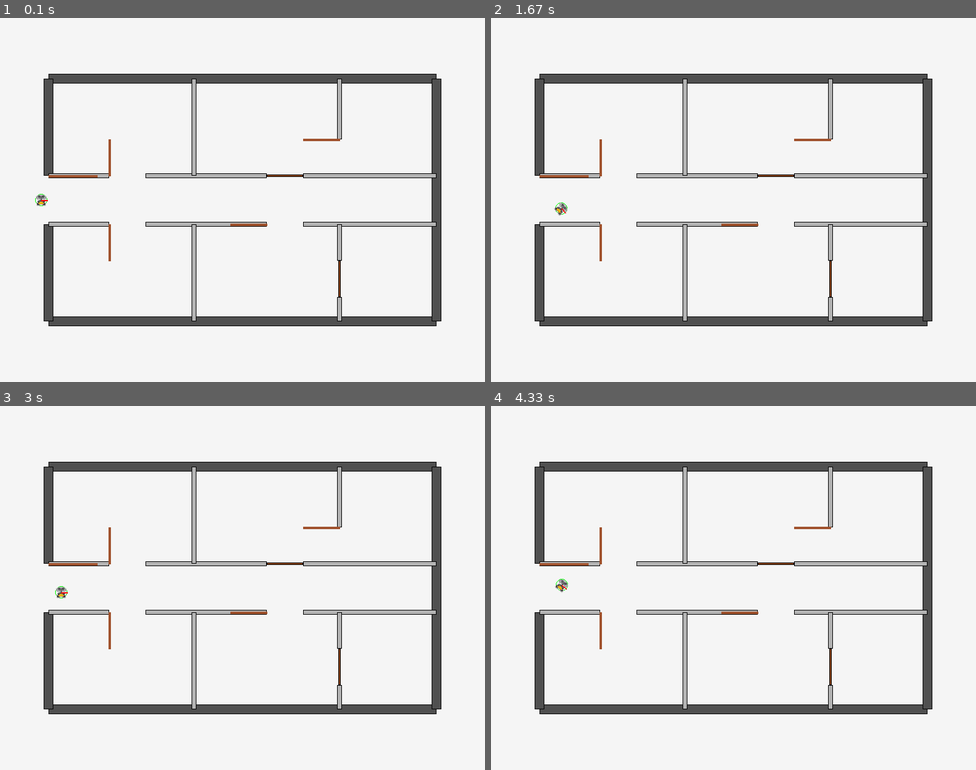
Above: before the commit, frames 1-4 (two rows, left to right).
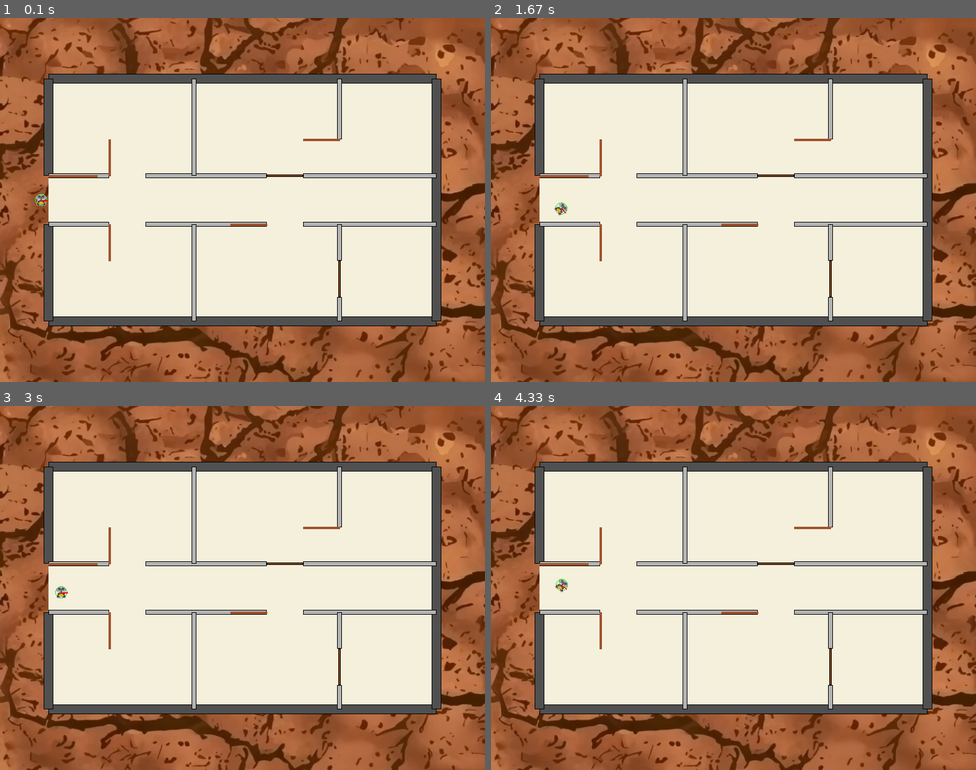
Above: after the commit, the same moments.

Repository: JawadBLK/TP_Robot
Game: pygame game, started from project/main.py
Two runs of this game, one before a commit and one after it. Both use one fixed random seed, a clock stepped at 60 frames per second and the inputs below.
Inputs:
- Up to frame 1 (0.1 s): no input
- Up to frame 2 (1.67 s): hold Right 0.33-0.8 s; hold Up 0.83-1.13 s; hold Right 1.17-1.63 s
- Up to frame 3 (3 s): hold Left 1.67-2.2 s; hold Down 2.23-2.53 s; hold Left 2.57-2.97 s
- Up to frame 4 (4.33 s): hold Right 3.4-4.03 s; hold Down from 4.07 s (still down)

The runs differ from the first frame. In frame 1, 91% of the frame differs, in the area x 0-100%, y 0-100%; in frame 2, 91%; in frame 3, 91%; in frame 4, 91%.

Commit message:
feat: ajout d'un fond sol extérieur et interieur

Diff:
--- a/project/robot/vue.py
+++ b/project/robot/vue.py
@@ -34,7 +34,7 @@
 
         self.clock = pygame.time.Clock()
 
-        # --- Chargement de l'image du robot ---
+        # --- Chargement de l'image du robot et du sol  ---
         try:
             # 1. On récupère le dossier où se trouve vue.py (project/robot/)
             dossier_vue = os.path.dirname(os.path.abspath(__file__))
@@ -44,10 +44,19 @@
             chemin_image = os.path.join(dossier_project, "image_robot.png")
 
             self.image_robot_originale = pygame.image.load(chemin_image).convert_alpha()
-            print("Image chargée avec succès !")
+            print("Image de robot chargée avec succès !")
         except FileNotFoundError:
             print("Attention: L'image image_robot.png n'a pas été trouvée. Affichage du cercle par défaut.")
             self.image_robot_originale = None
+
+        # --- Chargement de l'image du robot et du sol  ---
+        try:
+            chemin_sol = os.path.join(dossier_project, "sol.png")
+            self.texture_sol = pygame.image.load(chemin_sol).convert()
+            print("Image du sol chargée avec succès !")
+        except FileNotFoundError:
+            print("Attention: L'image sol.png n'a pas été trouvée. Fond uni utilisé.")
+            self.texture_sol = None
 
 
 
@@ -55,6 +64,7 @@
         px = int(self.largeur / 2 + x * self.scale)
         py = int(self.hauteur / 2 - y * self.scale)
         return px, py
+
     def dessiner_robot(self, robot):
         if robot is None:
             return
@@ -101,14 +111,35 @@
         self.clock.tick(fps)
 
     def dessiner_environnement(self, env):
-        # Effacer l'écran avec un fond clair
-        self.screen.fill((245, 245, 245))
+        # 1. FOND EXTÉRIEUR (sol)
+        if self.texture_sol:
+            # On répète la texture de sol comme un calque sur tout l'écran
+            l_texture = self.texture_sol.get_width()
+            h_texture = self.texture_sol.get_height()
+            for x in range(0, self.largeur, l_texture):
+                for y in range(0, self.hauteur, h_texture):
+                    self.screen.blit(self.texture_sol, (x, y))
+        else:
+            #  Si l'image sol.png n'est pas là, on met un fond vert uni
+            self.screen.fill((120,80,50))
 
-        # Dessiner les obstacles
+        # 2. FOND INTÉRIEUR (Appartement Beige)
+        # On convertit les coordonnées des coins de l'appartement (-8, 5) en haut à gauche et (8, -5) en bas à droite
+        px_min, py_max = self.convertir_coordonnees(-8, 5)
+        px_max, py_min = self.convertir_coordonnees(8, -5)
+
+        largeur_appart = px_max - px_min
+        hauteur_appart = py_min - py_max
+
+        rect_appart = pygame.Rect(px_min, py_max, largeur_appart, hauteur_appart)
+        pygame.draw.rect(self.screen, (245, 240, 220), rect_appart)
+
+
+        # 3. Obstacles
         for obs in env.obstacles:
             obs.dessiner(self)
 
-        # Dessiner le robot
+        # 4. Robot
         if env.robot:
             self.dessiner_robot(env.robot)
 
@@ -122,8 +153,8 @@
         longueur_px = int(largeur * self.scale)
         epaisseur_px = max(2, int(0.1 * self.scale)) # Épaisseur visuelle du battant
 
-        # 3. On calcule où se termine la porte (trigonométrie classique)
-        # Attention : l'axe Y de Pygame est inversé vers le bas, d'où le "py -"
+        # 3. On calcule où se termine la porte
+        '''Attention : l'axe Y de Pygame est inversé vers le bas, d'où le "py -"'''
         fin_x = px + longueur_px * math.cos(angle_rad)
         fin_y = py - longueur_px * math.sin(angle_rad)
 
Binary file added: project/sol.png
